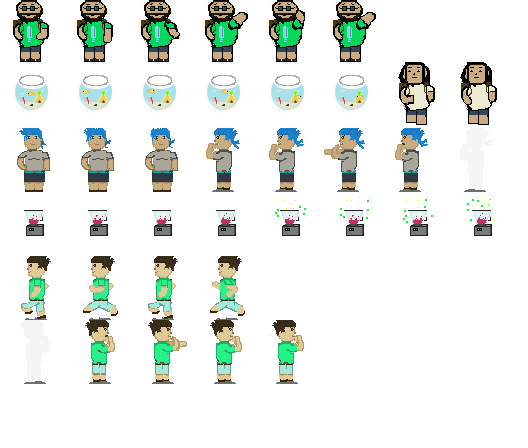
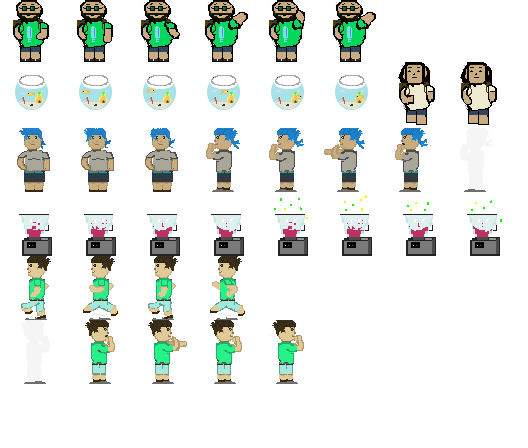
Revision of a layered 528px x 448px image; what changed, layer by layer:
painted on "Background" over [left=19, top=195, right=502, bottom=256]
